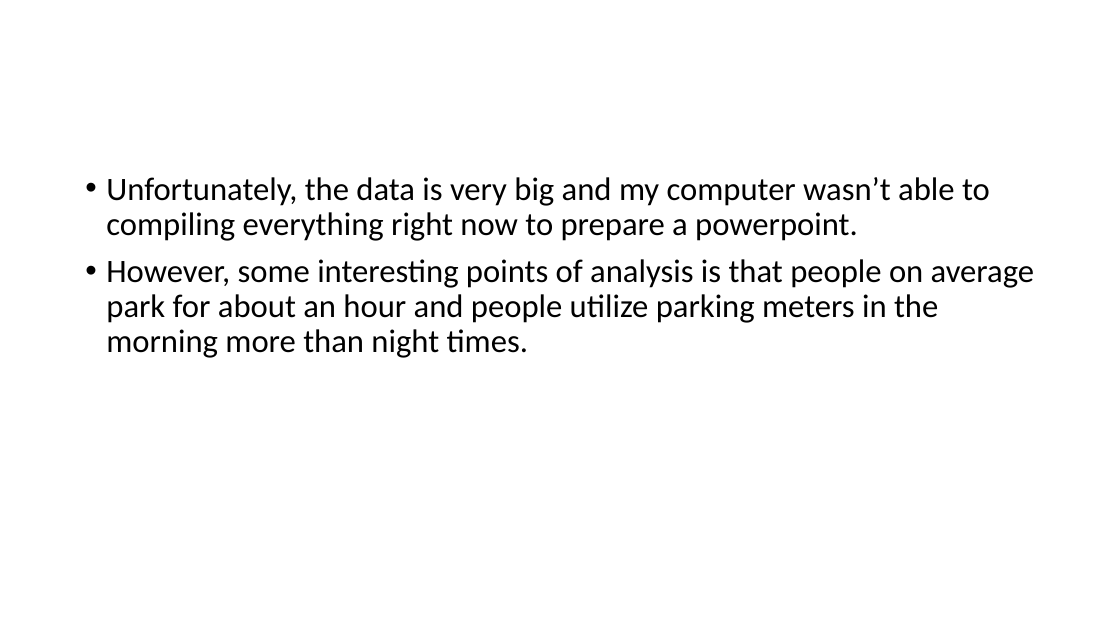
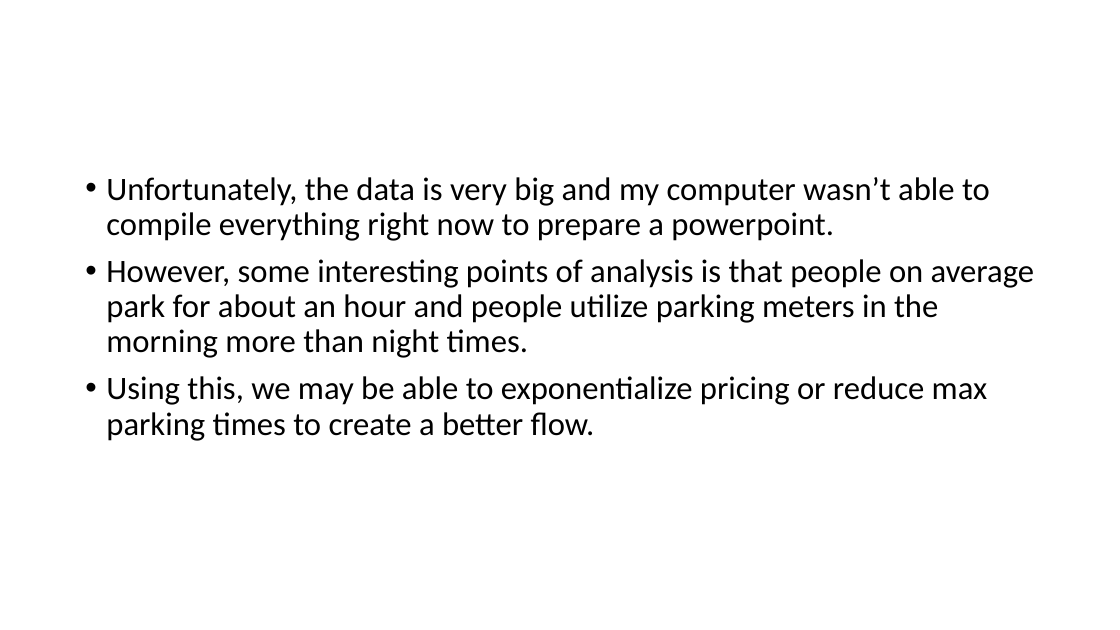
Before and after one commit to BigDataForSanDiego/2019-Team-101, a slide deck: slide 6 of Team World Wide.pptx. Drawn at 1120x630 pixels with LibreOffice and Linux fonts; fonts in the diff are those of the drawing. Boxes give left, top, right and bottom in pixels: in the first picture for what was removed or moved away, otherwise in the second. Text is boxed around its words. In the diff, an @@ line names an element or a change of style, - is before the commit and + after.

```diff
--- a/Team World Wide.pptx
+++ b/Team World Wide.pptx
@@ text at (x1=106, y1=177, x2=990, y2=241): text changed @@
-• Unfortunately, the data is very big and my computer wasn’t able to compiling everything right now to prepare a powerpoint.
+• Unfortunately, the data is very big and my computer wasn’t able to compile everything right now to prepare a powerpoint.
@@ text at (x1=106, y1=376, x2=988, y2=441): paragraph added @@
+• Using this, we may be able to exponentialize pricing or reduce max parking times to create a better flow.
```
Also in this commit, not shown: 1 other slide changed.
